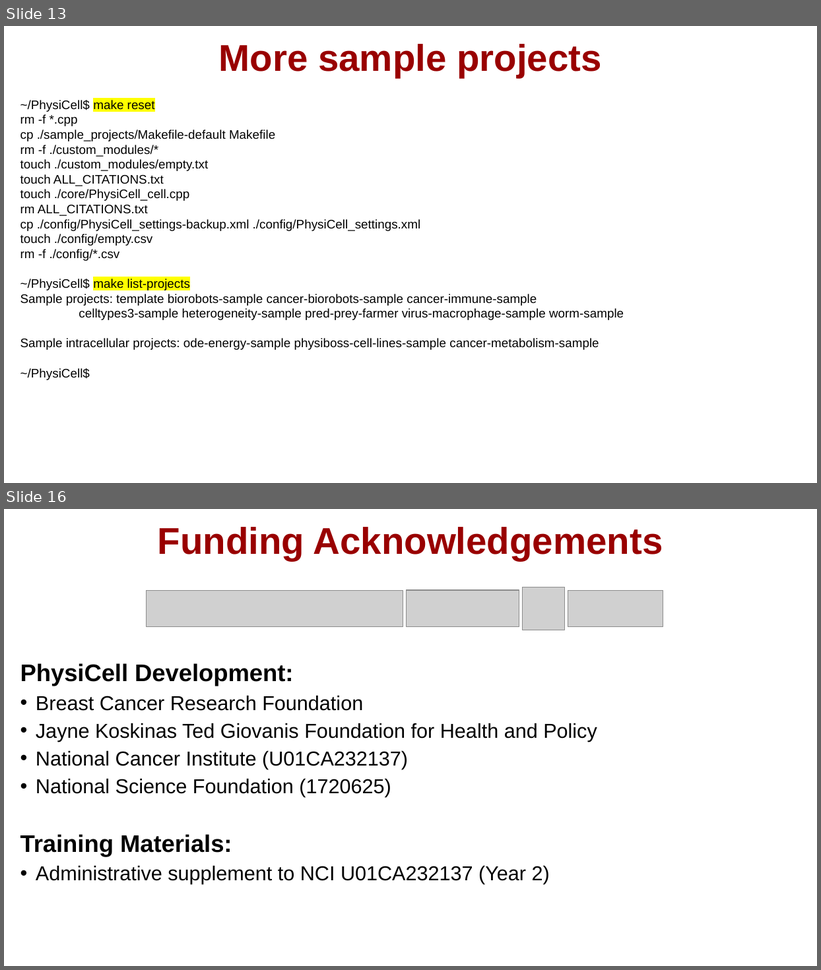
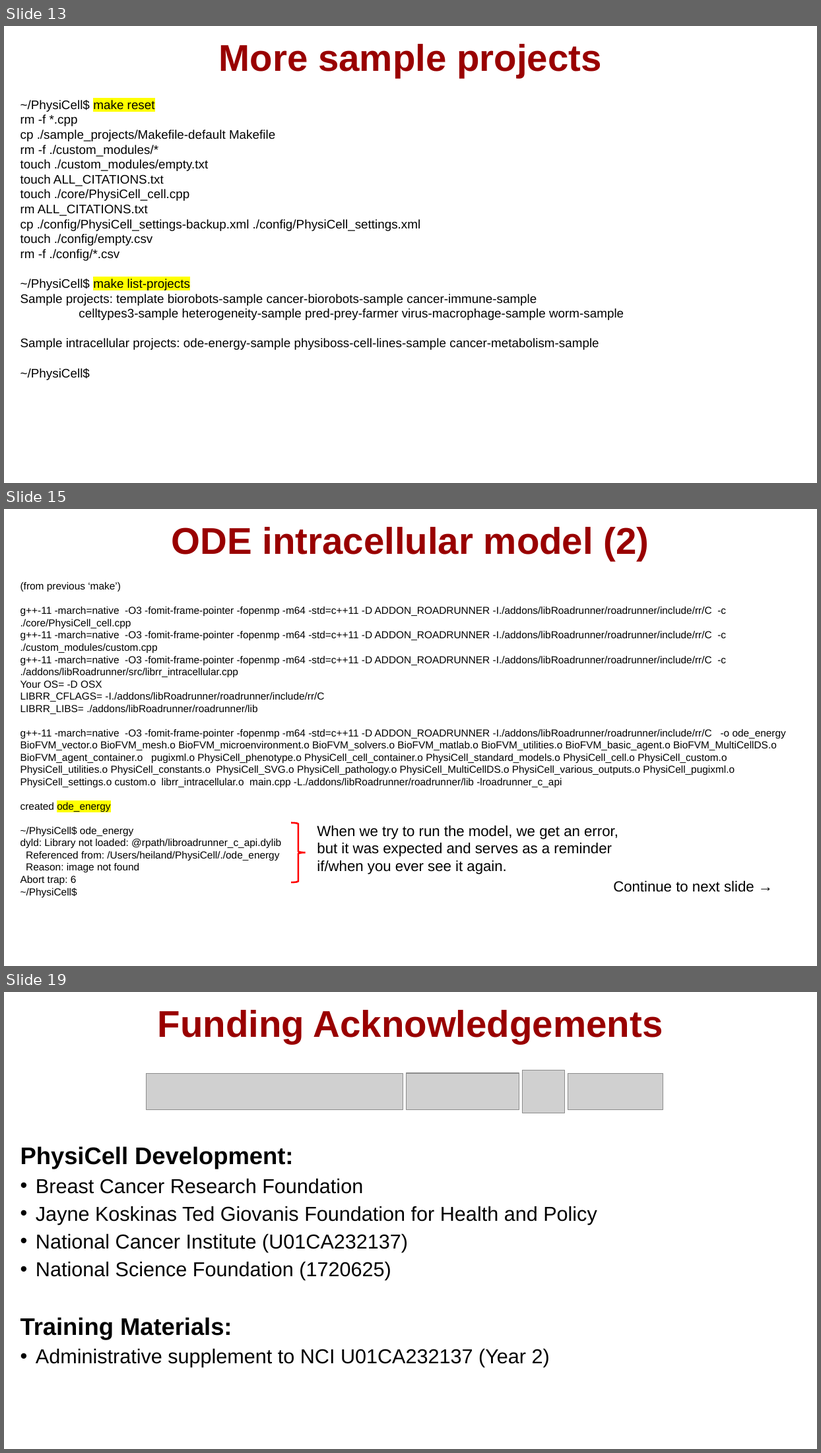
Before and after one commit to physicell-training/ws2021, a slide deck: pptx_source/PhysiCell_ws2021_macOS_setup.pptx. Shown one above the other, each under a label of ours: slides 13 and 16 before the commit, slides 13, 15 and 19 after it; the slides between them are not shown. The pictures are 821x970 and 821x1453 pixels, drawn with LibreOffice and Linux fonts; fonts in the diff are those of the drawing; grey boxes stand for pictures; background and template pictures are left out. Boxes give left, top, right and bottom in pixels: in the first picture for what was removed or moved away, otherwise in the second. Text is boxed around its words. In the diff, an @@ line names an element or a change of style, - is before the commit and + after.

```diff
--- a/pptx_source/PhysiCell_ws2021_macOS_setup.pptx
+++ b/pptx_source/PhysiCell_ws2021_macOS_setup.pptx
@@ slide 15 added at [4,509,817,966], background #FFFFFF @@
@@ title added at [172,527,649,560], 33 pt, text #990000, bold @@
+ODE intracellular model (2)
@@ text added at [20,582,786,898], 9 pt, text #000000 @@
+(from previous ‘make’)
+g++-11 -march=native -O3 -fomit-frame-pointer -fopenmp -m64 -std=c++11 -D ADDON_ROADRUNNER -I./addons/libRoadrunner/roadrunner/include/rr/C -c ./core/PhysiCell_cell.cpp
+g++-11 -march=native -O3 -fomit-frame-pointer -fopenmp -m64 -std=c++11 -D ADDON_ROADRUNNER -I./addons/libRoadrunner/roadrunner/include/rr/C -c ./custom_modules/custom.cpp
+g++-11 -march=native -O3 -fomit-frame-pointer -fopenmp -m64 -std=c++11 -D ADDON_ROADRUNNER -I./addons/libRoadrunner/roadrunner/include/rr/C -c ./addons/libRoadrunner/src/librr_intracellular.cpp
+Your OS= -D OSX
+LIBRR_CFLAGS= -I./addons/libRoadrunner/roadrunner/include/rr/C
+LIBRR_LIBS= ./addons/libRoadrunner/roadrunner/lib
+g++-11 -march=native -O3 -fomit-frame-pointer -fopenmp -m64 -std=c++11 -D ADDON_ROADRUNNER -I./addons/libRoadrunner/roadrunner/include/rr/C -o ode_energy BioFVM_vector.o BioFVM_mesh.o BioFVM_microenvironment.o BioFVM_solvers.o BioFVM_matlab.o BioFVM_utilities.o BioFVM_basic_agent.o BioFVM_MultiCellDS.o BioFVM_agent_container.o pugixml.o PhysiCell_phenotype.o PhysiCell_cell_container.o PhysiCell_standard_models.o PhysiCell_cell.o PhysiCell_custom.o PhysiCell_utilities.o PhysiCell_constants.o PhysiCell_SVG.o PhysiCell_pathology.o PhysiCell_MultiCellDS.o PhysiCell_various_outputs.o PhysiCell_pugixml.o PhysiCell_settings.o custom.o librr_intracellular.o main.cpp -L./addons/libRoadrunner/roadrunner/lib -lroadrunner_c_api
+created ode_energy
+~/PhysiCell$ ode_energy
+dyld: Library not loaded: @rpath/libroadrunner_c_api.dylib
+Referenced from: /Users/heiland/PhysiCell/./ode_energy
+Reason: image not found
+Abort trap: 6
+~/PhysiCell$
@@ right brace added at [291,823,305,882], outline #FF0000 1.5 pt @@
@@ text added at [317,826,618,875], 13 pt, text #000000 @@
+When we try to run the model, we get an error, but it was expected and serves as a reminder if/when you ever see it again.
@@ text added at [613,881,754,892], 13 pt, text #000000 @@
+Continue to next slide →
@@ what was slide 16 is now slide 19 @@
```
Also in this commit, not shown: 4 other slides added, 2 slides removed.
